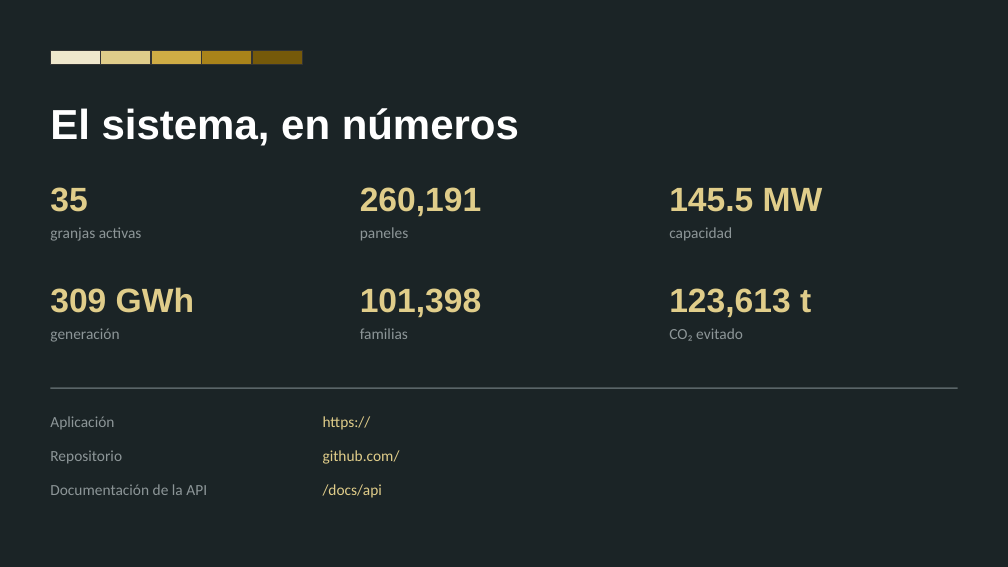
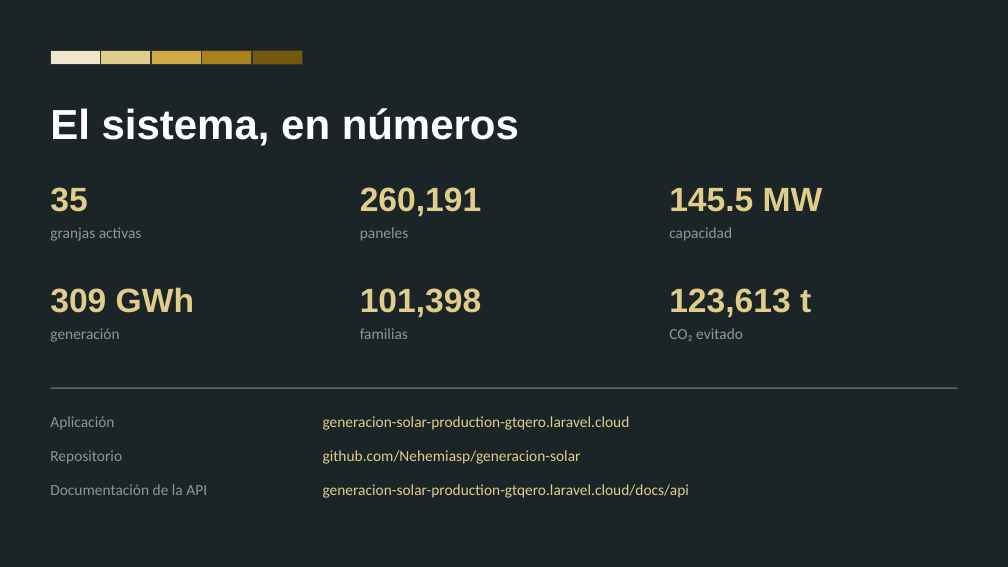
Before and after one commit to Nehemiasp/generacion-solar, a slide deck: slide 11 of docs/presentacion/Generacion-Solar-Guatemala.pptx. Drawn at 1008x567 pixels with LibreOffice and Linux fonts; fonts in the diff are those of the drawing. Boxes give left, top, right and bottom in pixels: in the first picture for what was removed or moved away, otherwise in the second. Text is boxed around its words. In the diff, an @@ line names an element or a change of style, - is before the commit and + after.

```diff
--- a/docs/presentacion/Generacion-Solar-Guatemala.pptx
+++ b/docs/presentacion/Generacion-Solar-Guatemala.pptx
@@ text at <box>323,416,630,430</box>: text changed @@
-https://
+generacion-solar-production-gtqero.laravel.cloud
@@ text at <box>323,450,581,464</box>: text changed @@
-github.com/
+github.com/Nehemiasp/generacion-solar
@@ text at <box>323,484,689,498</box>: text changed @@
-/docs/api
+generacion-solar-production-gtqero.laravel.cloud/docs/api
```
Also in this commit, not shown: 4 other files.
